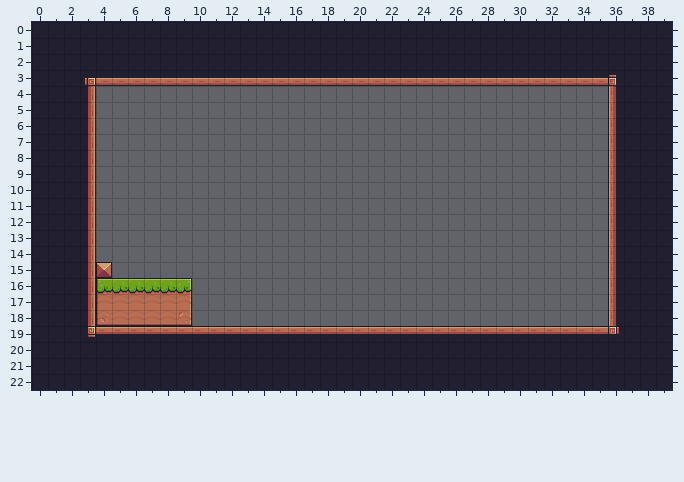
Level history. Tiled map: assets/tiles/level_01.tmx. The first picture shows the starting point.
Cells are 16x16 px. Shown: x 0..39, y 0..22.
The result:
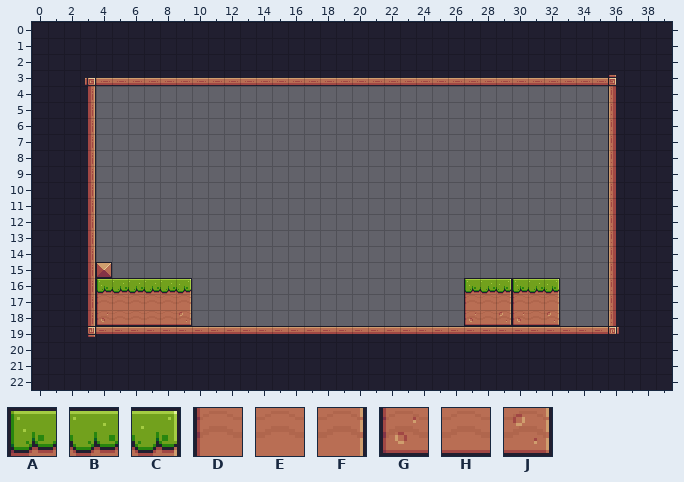
Key: from "Pixel Adventure": A 6, B 7, C 8, D 28, E 29, F 30, G 50, H 51, J 52.
_ is an empty cell.
Changes in this commit:
Layer "Background":
The author put tile A in row 16 at x 27 and 30.
The author put tile B in row 16 at x 28 and 31.
The author put tile C in row 16 at x 29 and 32.
The author put tile D in row 17 at x 27 and 30.
The author put tile E in row 17 at x 28 and 31.
The author put tile F in row 17 at x 29 and 32.
The author put tile G in row 18 at x 27 and 30.
The author put tile H in row 18 at x 28 and 31.
The author put tile J in row 18 at x 29 and 32.
Boxes around the changes in both pictures, in picture pixels (x1, y1, x2, y2):
added: (464, 278, 560, 326)
